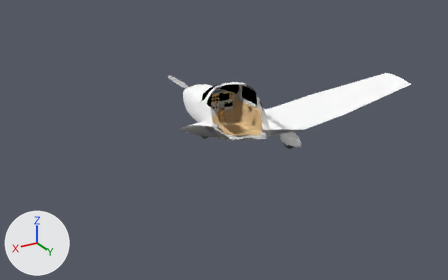
The Blender file Models/pa28-181.blend, before and after one commit.
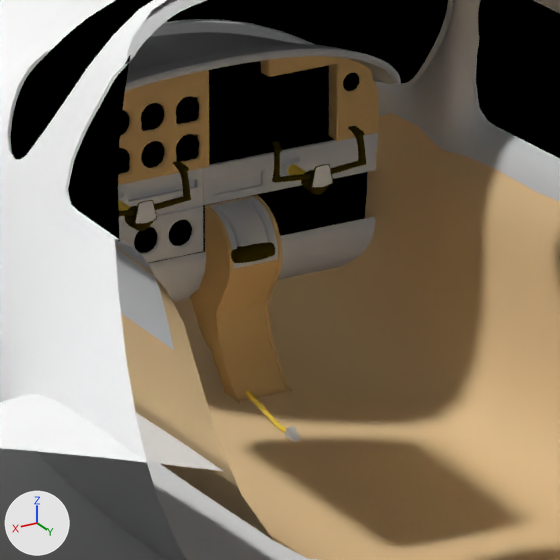
There are two pictures of each version: one whole from a 50 mm camera at (7.82, 11.36, 5.63) aimed at (0.81, -0.34, -0.22), one close up on the part from 45% to 56% of the width and 31% to 48% of the height. The axes (+X, +Y, +Z) are drawn at lower left. The lights are the same throughout. Everything nearer to the camera than a plane just in front of the edit is cut away.

The first close-up shows 'ceiling', 'dashboard', 'door window', 'fuselage', 'gap cover up', 'glareshield', 'side windows', 'throttle quadrant', 'walls', 'windshield', 'wings', 'yoke mount trim'.
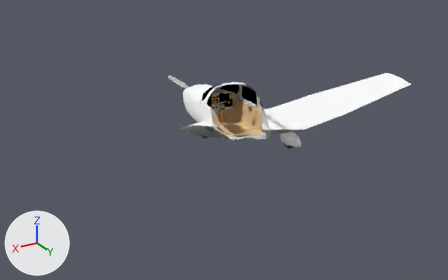
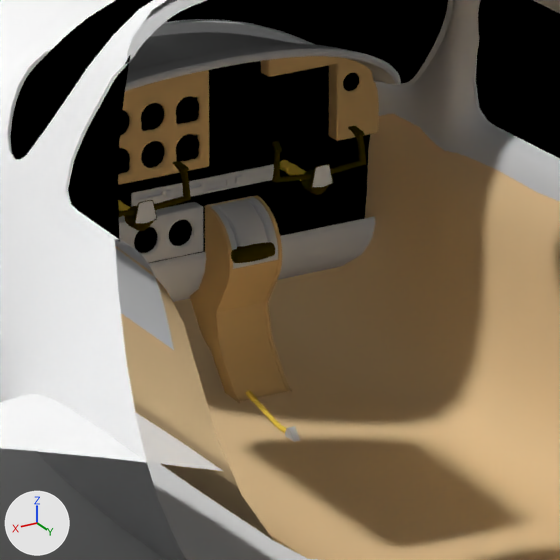
What changed in the scene script:
```text
Change ob_yoke_mount_trim:
    ob_yoke_mount_trim.scale: (1.0, 1.0, 1.0) -> (0.4, 0.4, 0.4)
```

Boxes (x1, y1, x2, y2) around the edits, measured in the close-ups (560 x 560 px):
'yoke mount trim', rescaled: before (118, 132, 378, 222); after (131, 164, 274, 207)
